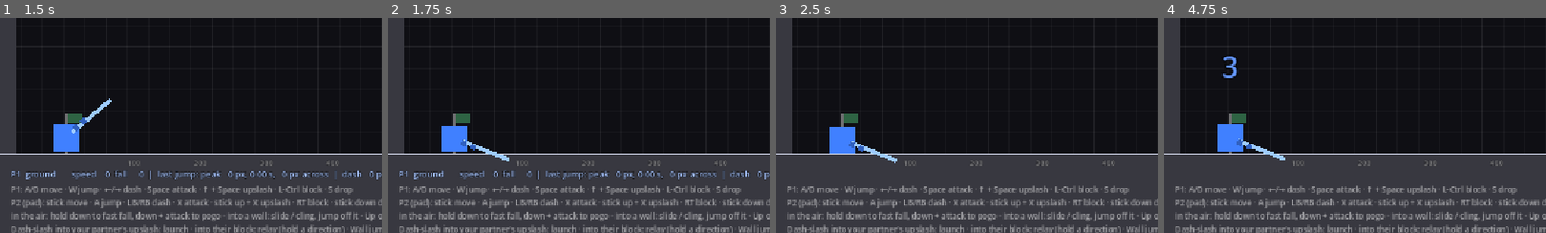
Above: before the commit, frames 1-4 (left to right).
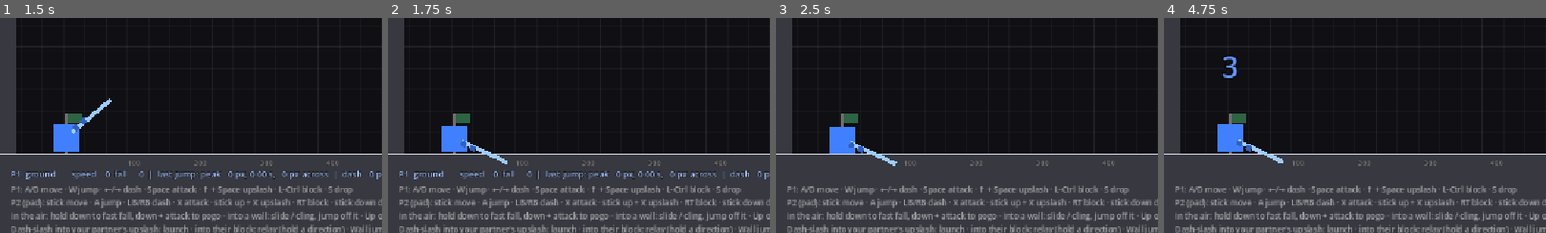
Above: after the commit, the same moments.

Repository: KayFisch/coop-sekiro-like
Game: Godot game, scene res://ui/boss_select.tscn
Same seed, same stepped clock (60 frames per second), same inputs: the game is played once before the commit and once after it.
Inputs:
- Up to frame 1 (1.5 s): click "3 Movement Gym — 1 player" at 0.5 s; tap Enter at 1.25, 1.35 s; hold Right from 1.28 s (still down)
- Up to frame 2 (1.75 s): keep holding Right; tap Space at 1.52 s
- Up to frame 3 (2.5 s): release Right at 2.03 s; hold Down from 2.03 s (still down); tap Tab at 2.1 s; tap Space at 2.27 s
- Up to frame 4 (4.75 s): release Down at 2.78 s; hold Right 2.78-3.53 s; tap 1 at 2.85 s; tap R (restart) at 3.5 s; hold Up 3.53-4.28 s; tap C at 3.6 s; tap Space at 3.77, 4.52 s; hold Left from 4.28 s (still down); tap Enter at 4.35 s
The pictures show only the part of the screen within x 0-50%, y 50-100%; the shares and areas given below are measured in that part.

Frame 1 is identical in both runs. In frame 2, 0.2% of the frame differs, in the area x 19-32%, y 56-68%; in frame 3, 0.2%, in the area x 19-32%, y 57-69%; in frame 4, 0.2%.

Commit message:
tune(player): a slash takes a little longer to come back (0.41 s)
It still lands 0.08 s after the press; only the return is longer
(0.24 s), so swings can't be chained quite as fast.

Co-Authored-By: Claude Opus 5.5 <noreply@anthropic.com>

Diff:
--- a/actors/player/player.gd
+++ b/actors/player/player.gd
@@ -72,7 +72,7 @@
 # back comes as soon as it is.
 const ATTACK_WINDUP_TIME = 0.05  # short: the cut has to follow the press
 const ATTACK_ACTIVE_TIME = 0.12
-const ATTACK_RETURN_TIME = 0.18
+const ATTACK_RETURN_TIME = 0.24  # the price of a swing: this long until the next one, or a block
 const ATTACK_COOLDOWN = ATTACK_WINDUP_TIME + ATTACK_ACTIVE_TIME + ATTACK_RETURN_TIME
 const ATTACK_BUFFER_TIME = 0.15
 const ATTACK_DAMAGE = 10.0
Not shown, changed: docs/boss_columna_bifrons.md
